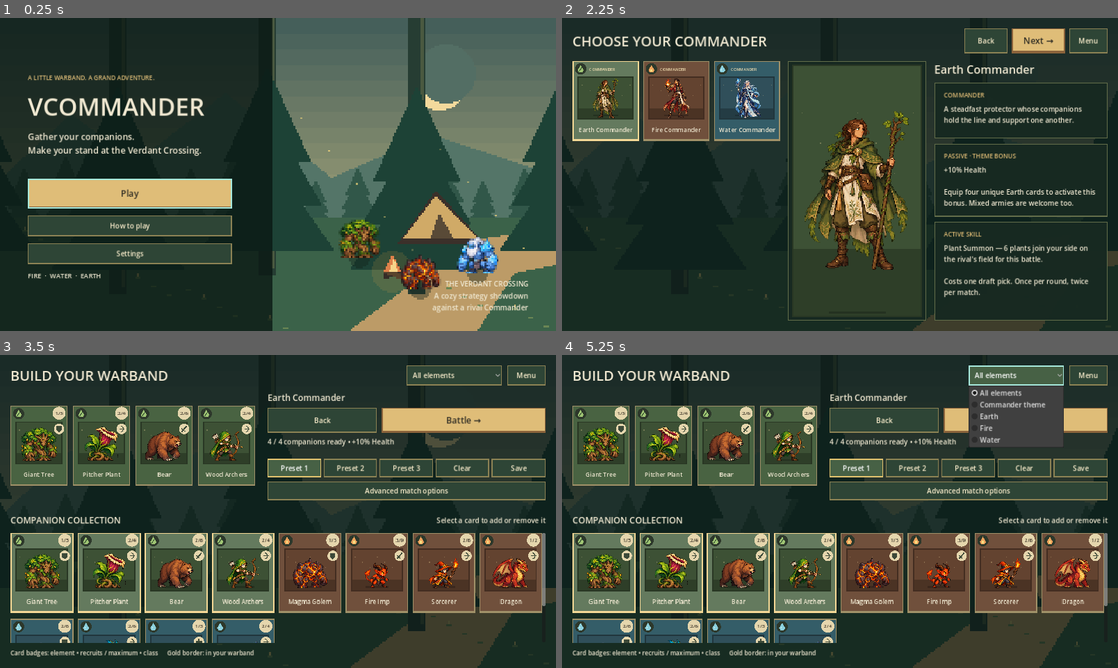
Above: before the commit, frames 1-4 (two rows, left to right).
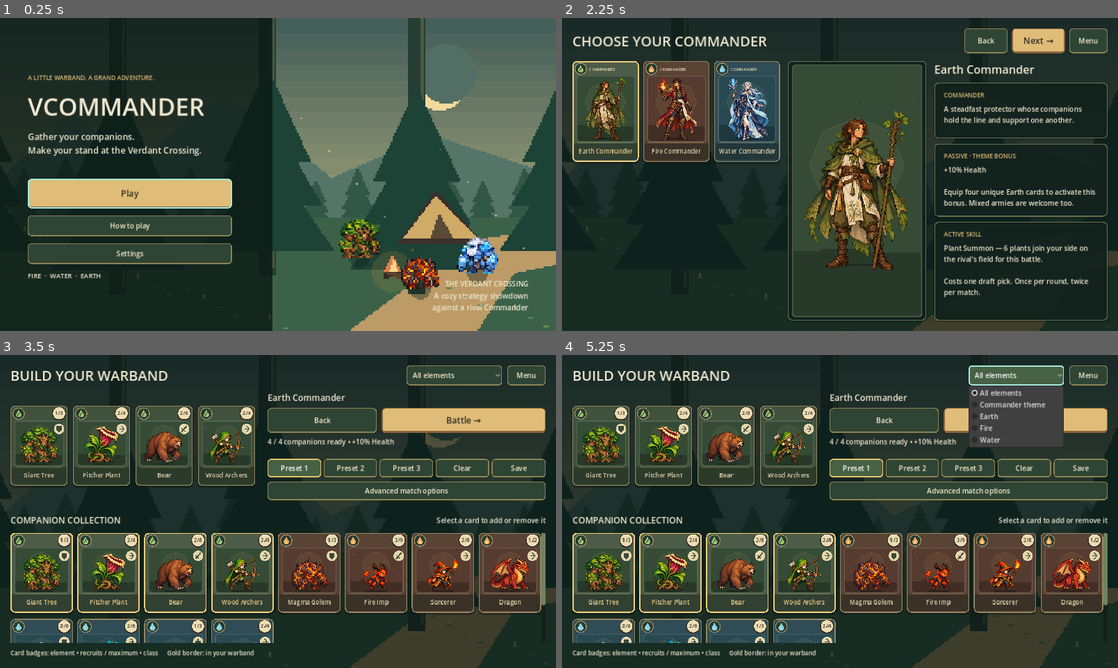
Above: after the commit, the same moments.

Repository: oaklanavery-hub/vcommander
Game: Godot game, scene res://scenes/main_menu/main_menu.tscn
Two runs of this game, one before a commit and one after it. Both use one fixed random seed, a clock stepped at 60 frames per second and the inputs below. Sound files missing from this copy of the repository are replaced by a short silence.
Inputs:
- Up to frame 1 (0.25 s): no input
- Up to frame 2 (2.25 s): click "How to play" at 0.5 s; click "Got it" at 1.25 s; click "Play" at 2 s
- Up to frame 3 (3.5 s): click "Next →" at 2.75 s
- Up to frame 4 (5.25 s): click "Back" at 3.5 s; click "Next →" at 4.25 s; click "All elements" at 5 s

The runs differ from the first frame. In frame 1, 1.0% of the frame differs, in the area x 5-90%, y 51-87%; in frame 2, 6.1%; in frame 3, 16%, in the area x 1-99%, y 3-92%; in frame 4, 16%.

Commit message:
Polish rounded pixel cards, portrait framing and battle presentation

Diff:
--- a/assets/ui/fantasy_theme.tres
+++ b/assets/ui/fantasy_theme.tres
@@ -1,18 +1,33 @@
-[gd_resource type="Theme" load_steps=8 format=3]
+[gd_resource type="Theme" load_steps=11 format=3]
 
 [sub_resource type="StyleBoxFlat" id="panel"]
-bg_color = Color(0.09, 0.16, 0.13, 0.97)
+anti_aliasing = false
+corner_detail = 4
+corner_radius_top_left = 10
+corner_radius_top_right = 10
+corner_radius_bottom_right = 10
+corner_radius_bottom_left = 10
+bg_color = Color(0.075, 0.135, 0.115, 0.97)
 border_width_left = 2
 border_width_top = 2
 border_width_right = 2
 border_width_bottom = 2
-border_color = Color(0.39, 0.43, 0.29, 1)
+border_color = Color(0.40, 0.44, 0.31, 1)
+shadow_color = Color(0.02, 0.04, 0.035, 0.25)
+shadow_size = 3
+shadow_offset = Vector2(0, 2)
 content_margin_left = 10.0
 content_margin_right = 10.0
 content_margin_top = 8.0
 content_margin_bottom = 8.0
 
 [sub_resource type="StyleBoxFlat" id="button"]
+anti_aliasing = false
+corner_detail = 4
+corner_radius_top_left = 8
+corner_radius_top_right = 8
+corner_radius_bottom_right = 8
+corner_radius_bottom_left = 8
 bg_color = Color(0.18, 0.27, 0.21, 1)
 border_width_left = 2
 border_width_top = 2
@@ -25,6 +40,12 @@
 content_margin_bottom = 10.0
 
 [sub_resource type="StyleBoxFlat" id="hover"]
+anti_aliasing = false
+corner_detail = 4
+corner_radius_top_left = 8
+corner_radius_top_right = 8
+corner_radius_bottom_right = 8
+corner_radius_bottom_left = 8
 bg_color = Color(0.28, 0.38, 0.27, 1)
 border_width_left = 2
 border_width_top = 2
@@ -37,6 +58,12 @@
 content_margin_bottom = 10.0
 
 [sub_resource type="StyleBoxFlat" id="disabled"]
+anti_aliasing = false
+corner_detail = 4
+corner_radius_top_left = 8
+corner_radius_top_right = 8
+corner_radius_bottom_right = 8
+corner_radius_bottom_left = 8
 bg_color = Color(0.13, 0.18, 0.15, 1)
 border_width_left = 1
 border_width_top = 1
@@ -49,6 +76,12 @@
 content_margin_bottom = 10.0
 
 [sub_resource type="StyleBoxFlat" id="focus"]
+anti_aliasing = false
+corner_detail = 4
+corner_radius_top_left = 8
+corner_radius_top_right = 8
+corner_radius_bottom_right = 8
+corner_radius_bottom_left = 8
 bg_color = Color(0, 0, 0, 0)
 border_width_left = 3
 border_width_top = 3
@@ -57,12 +90,50 @@
 border_color = Color(0.65, 0.91, 0.86, 1)
 
 [sub_resource type="StyleBoxFlat" id="progress_bg"]
+anti_aliasing = false
+corner_detail = 4
+corner_radius_top_left = 3
+corner_radius_top_right = 3
+corner_radius_bottom_right = 3
+corner_radius_bottom_left = 3
 bg_color = Color(0.07, 0.12, 0.10, 1)
 content_margin_top = 3.0
 content_margin_bottom = 3.0
 
 [sub_resource type="StyleBoxFlat" id="progress_fill"]
+anti_aliasing = false
+corner_detail = 4
+corner_radius_top_left = 3
+corner_radius_top_right = 3
+corner_radius_bottom_right = 3
+corner_radius_bottom_left = 3
 bg_color = Color(0.88, 0.74, 0.46, 1)
+
+[sub_resource type="StyleBoxFlat" id="scroll_track"]
+bg_color = Color(0.07, 0.12, 0.10, 0.8)
+corner_radius_top_left = 4
+corner_radius_top_right = 4
+corner_radius_bottom_left = 4
+corner_radius_bottom_right = 4
+content_margin_left = 5.0
+content_margin_right = 5.0
+anti_aliasing = false
+
+[sub_resource type="StyleBoxFlat" id="scroll_grabber"]
+bg_color = Color(0.44, 0.51, 0.38, 1)
+corner_radius_top_left = 4
+corner_radius_top_right = 4
+corner_radius_bottom_left = 4
+corner_radius_bottom_right = 4
+anti_aliasing = false
+
+[sub_resource type="StyleBoxFlat" id="scroll_hover"]
+bg_color = Color(0.81, 0.70, 0.43, 1)
+corner_radius_top_left = 4
+corner_radius_top_right = 4
+corner_radius_bottom_left = 4
+corner_radius_bottom_right = 4
+anti_aliasing = false
 
 [resource]
 default_font_size = 16
@@ -78,3 +149,18 @@
 RichTextLabel/colors/default_color = Color(0.92, 0.90, 0.82, 1)
 ProgressBar/styles/background = SubResource("progress_bg")
 ProgressBar/styles/fill = SubResource("progress_fill")
+OptionButton/styles/normal = SubResource("button")
+OptionButton/styles/hover = SubResource("hover")
+OptionButton/styles/pressed = SubResource("hover")
+OptionButton/styles/focus = SubResource("focus")
+OptionButton/colors/font_color = Color(0.98, 0.93, 0.80, 1)
+LineEdit/styles/normal = SubResource("button")
+LineEdit/styles/focus = SubResource("focus")
+LineEdit/colors/font_color = Color(0.98, 0.93, 0.80, 1)
+VScrollBar/styles/scroll = SubResource("scroll_track")
+VScrollBar/styles/grabber = SubResource("scroll_grabber")
+VScrollBar/styles/grabber_highlight = SubResource("scroll_hover")
+VScrollBar/styles/grabber_pressed = SubResource("scroll_hover")
+TooltipPanel/styles/panel = SubResource("panel")
+TooltipLabel/colors/font_color = Color(0.98, 0.93, 0.80, 1)
+TooltipLabel/font_sizes/font_size = 15
--- a/project.godot
+++ b/project.godot
@@ -5,7 +5,7 @@
 [application]
 
 config/name="VCommander"
-config/version="0.7.2"
+config/version="0.7.3"
 run/main_scene="res://scenes/main_menu/main_menu.tscn"
 
 [autoload]
--- a/scripts/combat/battlefield_view.gd
+++ b/scripts/combat/battlefield_view.gd
@@ -175,11 +175,12 @@
         for effect in _effects:
             if effect["type"] == "damage" and effect["unit_id"] == id_value and _visual_time - float(effect["time"]) < 0.12:
                 pose["hit"] = true
-    draw_rect(Rect2(p + Vector2(-12, -3), Vector2(24, 6)), Color(0.12, 0.18, 0.16, 0.6))
+    var shadow := PackedVector2Array([p + Vector2(-16, -1), p + Vector2(-11, -5), p + Vector2(10, -5), p + Vector2(16, -1), p + Vector2(11, 3), p + Vector2(-11, 3)])
+    draw_colored_polygon(shadow, Color(0.08, 0.13, 0.10, 0.55))
     draw_rect(Rect2(p + Vector2(-10, 3), Vector2(20, 2)), Color("e8a087") if side == "opponent" else Color("8bd9ce"))
     UnitArt.draw_unit(self, p, str(unit.get("role", "range")), str(unit.get("element", "earth")), pixel, side == "opponent", bob, str(unit.get("card_id", "")), pose)
     var ratio := clampf(float(unit.get("hp", 0)) / maxf(1.0, float(unit.get("max_hp", 1))), 0.0, 1.0)
-    var bar := p + Vector2(-14, -17 * pixel - 4)
+    var bar := p + Vector2(-14, -22 * pixel - 4)
     draw_rect(Rect2(bar - Vector2.ONE, Vector2(30, 6)), Color("292b38"))
     draw_rect(Rect2(bar, Vector2(floorf(28 * ratio), 4)), Color("91d7a0") if side == "player" else Color("edaa8c"))
     if bool(unit.get("burning", false)):
@@ -210,7 +211,7 @@
                     draw_rect(Rect2(p + Vector2(9, -18), Vector2(5, 2)), color)
                     draw_rect(Rect2(p + Vector2(10, -20), Vector2(2, 6)), color)
                 continue
-            draw_string(ThemeDB.fallback_font, p + Vector2(-8, -36 - (0.0 if reduced_motion else age * 24)), ("+" if type == "heal" else "") + str(int(effect.get("amount", 0))), HORIZONTAL_ALIGNMENT_CENTER, 40, 12, color)
+            draw_string(ThemeDB.fallback_font, p + Vector2(-8, -48 - (0.0 if reduced_motion else age * 24)), ("+" if type == "heal" else "") + str(int(effect.get("amount", 0))), HORIZONTAL_ALIGNMENT_CENTER, 40, 12, color)
         elif type == "defeat" and age < 0.5:
             var unit: Dictionary = effect.get("unit", {})
             var pose := {"state": "death", "alpha": 1.0 - age * 2.0}
--- a/scripts/commander_select/commander_select.gd
+++ b/scripts/commander_select/commander_select.gd
@@ -24,6 +24,7 @@
     for commander in ContentDatabase.get_all_commanders():
         var id := str(commander.get("id", ""))
         var tile := CardTile.new()
+        tile.custom_minimum_size = Vector2(132, 232)
         tile.set_content(commander, true)
         tile.toggle_mode = true
         tile.size_flags_horizontal = Control.SIZE_EXPAND_FILL
--- a/scripts/presentation/card_portrait.gd
+++ b/scripts/presentation/card_portrait.gd
@@ -16,16 +16,23 @@
 
 func _draw() -> void:
     var element := str(definition.get("element", "earth"))
-    var palettes := {"fire": Color("634330"), "water": Color("304f5a"), "earth": Color("3d5135")}
+    var palettes := {"fire": Color("563b30"), "water": Color("294952"), "earth": Color("354b36")}
     var color: Color = palettes.get(element, Color("3d5135"))
-    draw_rect(Rect2(Vector2.ZERO, size), color.darkened(0.32))
-    draw_rect(Rect2(Vector2(3, 3), size - Vector2(6, 6)), color)
-    var horizon := size.y * 0.73
-    draw_rect(Rect2(3, horizon, maxf(0, size.x - 6), maxf(0, size.y - horizon - 3)), color.darkened(0.24))
+    draw_style_box(ScreenStyle.frame(color, color.lightened(0.14), 7), Rect2(Vector2.ZERO, size))
+    var horizon := floorf(size.y * 0.74)
+    var halo_center := Vector2(size.x * 0.5, size.y * 0.4).floor()
+    var halo_radius := floorf(minf(size.x * 0.37, size.y * 0.31))
+    var halo := PackedVector2Array()
+    for index in range(9):
+        halo.append((halo_center + Vector2.from_angle(PI * 0.25 * index) * halo_radius).floor())
+    draw_colored_polygon(halo, Color(0.95, 0.81, 0.48, 0.06))
+    draw_polyline(halo, Color(0.95, 0.81, 0.48, 0.15), 1)
+    var ground := PackedVector2Array([Vector2(3, horizon), Vector2(size.x * 0.22, horizon), Vector2(size.x * 0.22, horizon - 5), Vector2(size.x * 0.61, horizon - 5), Vector2(size.x * 0.61, horizon + 3), Vector2(size.x - 3, horizon + 3), size - Vector2(3, 8), size - Vector2(8, 3), Vector2(8, size.y - 3), Vector2(3, size.y - 8)])
+    draw_colored_polygon(ground, color.darkened(0.24))
     for index in range(7):
         var x := (float(index) + 0.5) * size.x / 7.0
-        var y := size.y * (0.19 + float(index % 3) * 0.12)
-        draw_rect(Rect2(x, y, 2, 2), Color(0.94, 0.84, 0.60, 0.3))
+        var y := size.y * (0.15 + float(index % 3) * 0.15)
+        draw_rect(Rect2(Vector2(x, y).floor(), Vector2(2, 2)), Color(0.94, 0.84, 0.60, 0.25))
     if definition.is_empty():
         return
     var picture: Texture2D = CommanderArt.icon(element) if commander else UnitArt.icon(str(definition.get("id", "")), str(definition.get("role", "range")), element)
@@ -36,5 +43,6 @@
         scale_factor = floorf(scale_factor)
     var draw_size := (source_size * scale_factor).floor()
     var position := ((size - draw_size) * 0.5).floor()
-    draw_rect(Rect2(Vector2(size.x * 0.28, size.y - 12), Vector2(size.x * 0.44, 4)), color.darkened(0.4))
+    var foot := position.y + draw_size.y * 0.94
+    draw_rect(Rect2(Vector2(size.x * 0.3, foot), Vector2(size.x * 0.4, 4)), color.darkened(0.45))
     draw_texture_rect(picture, Rect2(position, draw_size), false)
--- a/scripts/presentation/card_tile.gd
+++ b/scripts/presentation/card_tile.gd
@@ -7,6 +7,7 @@
 var caption := Label.new()
 var empty_caption := "Empty slot"
 var detail_text := ""
+var _hovered := false
 
 func _ready() -> void:
     text = ""
@@ -17,10 +18,10 @@
     ScreenStyle.card(self, str(definition.get("element", "earth")))
     add_child(portrait)
     portrait.set_anchors_and_offsets_preset(Control.PRESET_FULL_RECT)
-    portrait.offset_left = 12
-    portrait.offset_top = 36
-    portrait.offset_right = -12
-    portrait.offset_bottom = -49
+    portrait.offset_left = 9
+    portrait.offset_top = 34
+    portrait.offset_right = -9
+    portrait.offset_bottom = -45
     portrait.set_content(definition, commander)
     portrait.visible = not definition.is_empty()
     add_child(caption)
@@ -28,7 +29,7 @@
     caption.set_anchors_and_offsets_preset(Control.PRESET_BOTTOM_WIDE)
     caption.offset_left = 7
     caption.offset_right = -7
-    caption.offset_top = -46
+    caption.offset_top = -43
     caption.offset_bottom = -5
     caption.horizontal_alignment = HORIZONTAL_ALIGNMENT_CENTER
     caption.vertical_alignment = VERTICAL_ALIGNMENT_CENTER
@@ -45,6 +46,12 @@
     badges.set_anchors_and_offsets_preset(Control.PRESET_FULL_RECT)
     badges.draw.connect(_draw_badges.bind(badges))
     toggled.connect(func(_value: bool): queue_redraw())
+    mouse_entered.connect(func():
+        _hovered = true
+        queue_redraw())
+    mouse_exited.connect(func():
+        _hovered = false
+        queue_redraw())
 
 func set_content(content: Dictionary, is_commander := false) -> void:
     definition = content
@@ -57,11 +64,19 @@
     tooltip_text = detail
 
 func _draw() -> void:
+    caption.modulate = Color("f5dfa7") if button_pressed else Color("f1e8d3")
+    portrait.modulate = Color(1.07, 1.07, 1.04) if _hovered else Color.WHITE
+    var footer := ScreenStyle.frame(Color(0.06, 0.1, 0.08, 0.42), Color.TRANSPARENT, 7)
+    footer.set_border_width_all(0)
+    footer.corner_radius_top_left = 0
+    footer.corner_radius_top_right = 0
+    draw_style_box(footer, Rect2(Vector2(3, size.y - 43), Vector2(size.x - 6, 39)))
+    draw_line(Vector2(12, size.y - 43), Vector2(size.x - 12, size.y - 43), Color(0.88, 0.75, 0.46, 0.35))
     if definition.is_empty():
-        draw_string(ThemeDB.fallback_font, Vector2(size.x * 0.5 - 11, size.y * 0.5), "+", HORIZONTAL_ALIGNMENT_LEFT, -1, 34, Color("8c9b7a"))
+        var center := Vector2(size.x * 0.5, size.y * 0.48).floor()
+        draw_rect(Rect2(center - Vector2(2, 12), Vector2(4, 24)), Color("819478"))
+        draw_rect(Rect2(center - Vector2(12, 2), Vector2(24, 4)), Color("819478"))
         return
-    if button_pressed:
-        draw_rect(Rect2(Vector2(1, 1), size - Vector2(2, 2)), Color("f4d895"), false, 3)
 
 func _draw_badges(canvas: Control) -> void:
     if definition.is_empty():
@@ -72,12 +87,14 @@
     else:
         var count := "%d/%d" % [int(definition.get("summon_amount", 0)), int(definition.get("unit_cap", 0))]
         var center := Vector2(size.x - 20, 17)
-        canvas.draw_circle(center, 15, Color("e5d6ad"))
-        canvas.draw_string(ThemeDB.fallback_font, center + Vector2(-13, 4), count, HORIZONTAL_ALIGNMENT_CENTER, 26, 11, Color("30291f"))
+        canvas.draw_circle(center + Vector2(0, 1), 16, Color("352e25"))
+        canvas.draw_circle(center, 14, Color("ecddb4"))
+        canvas.draw_string(ThemeDB.fallback_font, center + Vector2(-13, 4), count, HORIZONTAL_ALIGNMENT_CENTER, 26, 12, Color("30291f"))
         _role_badge(Vector2(size.x - 20, 53), str(definition.get("role", "range")), canvas)
 
 func _element_badge(center: Vector2, element: String, canvas: Control) -> void:
-    canvas.draw_circle(center, 13, Color("2d382b"))
+    canvas.draw_circle(center, 14, Color("a39260"))
+    canvas.draw_circle(center, 12, Color("253c33"))
     var color := Color("9fc574")
     if element == "fire":
         color = Color("eea35c")
--- a/scripts/presentation/forest_backdrop.gd
+++ b/scripts/presentation/forest_backdrop.gd
@@ -7,6 +7,7 @@
 
 func _ready() -> void:
     mouse_filter = Control.MOUSE_FILTER_IGNORE
+    texture_filter = CanvasItem.TEXTURE_FILTER_NEAREST
     set_anchors_and_offsets_preset(Control.PRESET_FULL_RECT)
 
 func _process(delta: float) -> void:
--- a/scripts/presentation/pixel_atlas_art.gd
+++ b/scripts/presentation/pixel_atlas_art.gd
@@ -5,6 +5,7 @@
 static var _manifest: Dictionary = {}
 static var _sheets: Dictionary = {}
 static var _frames: Dictionary = {}
+static var _mirrored: Dictionary = {}
 
 static func catalog() -> Dictionary:
     if _manifest.is_empty() and FileAccess.file_exists(MANIFEST):
@@ -34,3 +35,18 @@
     result.filter_clip = true
     _frames[key] = result
     return result
+
+static func mirrored(texture: Texture2D) -> Texture2D:
+    var key := texture.get_instance_id()
+    if _mirrored.has(key):
+        return _mirrored[key]
+    var image: Image
+    if texture is AtlasTexture:
+        var atlas := texture as AtlasTexture
+        image = atlas.atlas.get_image().get_region(Rect2i(atlas.region))
+    else:
+        image = texture.get_image()
+    image.flip_x()
+    var result := ImageTexture.create_from_image(image)
+    _mirrored[key] = result
+    return result
--- a/scripts/presentation/pixel_unit_art.gd
+++ b/scripts/presentation/pixel_unit_art.gd
@@ -94,6 +94,8 @@
     var facing := int(pose.get("facing", 4 if flip else 0))
     var direction := Vector2(cos(float(facing) * PI / 4.0), sin(float(facing) * PI / 4.0)).round()
     var mirror := facing in [3, 4, 5] if state in ["move", "attack"] else flip
+    if mirror:
+        texture = PixelAtlasArt.mirrored(texture)
     var moving := state == "move"
     var stride := 1.0 if int(pose.get("step", 0)) % 4 < 2 else -1.0
     var side := roundf(pixel * 24.0)
@@ -103,7 +105,6 @@
     if state == "death":
         canvas.draw_texture_rect(texture, Rect2(origin + Vector2(0, side * 0.45), Vector2(side, side * 0.55)), false, tint)
         return
-    canvas.draw_set_transform(origin + Vector2(side if mirror else 0.0, 0.0), 0.0, Vector2(-1 if mirror else 1, 1))
     var source := texture.get_size()
     # Directional body lean and alternating lower-body strips retain the existing
     # eight-direction/four-step procedural animation without driving simulation.
@@ -117,8 +118,7 @@
             for leg in range(2):
                 var step := stride * (1.0 if leg == 0 else -1.0)
                 var shift := Vector2(direction.x * step, -absf(direction.y) * step)
-                var target := Rect2(Vector2(float(leg) * side * 0.5, top) + shift, Vector2(side * 0.5, bottom - top))
+                var target := Rect2(origin + Vector2(float(leg) * side * 0.5, top) + shift, Vector2(side * 0.5, bottom - top))
                 canvas.draw_texture_rect_region(texture, target, Rect2(float(leg) * source.x * 0.5, y, source.x * 0.5, 4), tint)
         else:
-            canvas.draw_texture_rect_region(texture, Rect2(Vector2(0, top) + offset, Vector2(side, bottom - top)), Rect2(0, y, source.x, minf(4, source.y - y)), tint)
-    canvas.draw_set_transform(Vector2.ZERO)
+            canvas.draw_texture_rect_region(texture, Rect2(origin + Vector2(0, top) + offset, Vector2(side, bottom - top)), Rect2(0, y, source.x, minf(4, source.y - y)), tint)
--- a/scripts/presentation/screen_style.gd
+++ b/scripts/presentation/screen_style.gd
@@ -30,17 +30,18 @@
     GameAudio.set_context("battle" if screen.name == "Combat" else "menu")
 
 static func primary(button: Button) -> void:
-    var style := StyleBoxFlat.new()
-    style.bg_color = Color("dfbd78")
-    style.border_color = Color("8b633b")
-    style.set_border_width_all(2)
-    style.border_width_bottom = 5
-    style.set_content_margin_all(14)
+    var style := frame(Color("dfbd78"), Color("8b633b"), 8)
+    style.border_width_bottom = 4
     button.add_theme_stylebox_override("normal", style)
     var hover := style.duplicate() as StyleBoxFlat
     hover.bg_color = Color("f3d797")
+    hover.border_color = Color("b68a4a")
+    var pressed := style.duplicate() as StyleBoxFlat
+    pressed.bg_color = Color("c9a45f")
+    pressed.border_width_bottom = 2
     button.add_theme_stylebox_override("hover", hover)
-    button.add_theme_stylebox_override("pressed", hover)
+    button.add_theme_stylebox_override("pressed", pressed)
+    button.add_theme_stylebox_override("hover_pressed", pressed)
     button.add_theme_color_override("font_color", Color("302d24"))
     button.add_theme_color_override("font_hover_color", Color("302d24"))
     button.add_theme_color_override("font_pressed_color", Color("302d24"))
@@ -49,22 +50,41 @@
     button.add_theme_font_size_override("font_size", 20)
 
 static func card(button: Button, element: String) -> void:
-    var colors := {"fire": Color("70503c"), "water": Color("345d68"), "earth": Color("496342")}
-    var style := StyleBoxFlat.new()
-    style.bg_color = colors.get(element, Color("45554a"))
-    style.border_color = Color("a09168")
-    style.set_border_width_all(2)
-    style.border_width_bottom = 4
-    style.set_content_margin_all(14)
+    var colors := {"fire": Color("594335"), "water": Color("304c56"), "earth": Color("40523c")}
+    var style := frame(colors.get(element, Color("3a4b42")), Color("938460"), 10)
+    style.shadow_color = Color(0.03, 0.06, 0.05, 0.45)
+    style.shadow_size = 3
+    style.shadow_offset = Vector2(0, 3)
     button.add_theme_stylebox_override("normal", style)
     var hover := style.duplicate() as StyleBoxFlat
-    hover.bg_color = style.bg_color.lightened(0.15)
+    hover.bg_color = style.bg_color.lightened(0.1)
     hover.border_color = Color("f2d799")
+    var pressed := style.duplicate() as StyleBoxFlat
+    pressed.bg_color = style.bg_color.lightened(0.06)
+    pressed.border_color = Color("f0cd7e")
+    pressed.set_border_width_all(3)
+    var hover_pressed := pressed.duplicate() as StyleBoxFlat
+    hover_pressed.bg_color = style.bg_color.lightened(0.15)
+    var focus := frame(Color.TRANSPARENT, Color("94d6c7"), 10)
+    focus.shadow_size = 0
     button.add_theme_stylebox_override("hover", hover)
-    button.add_theme_stylebox_override("pressed", hover)
+    button.add_theme_stylebox_override("pressed", pressed)
+    button.add_theme_stylebox_override("hover_pressed", hover_pressed)
+    button.add_theme_stylebox_override("focus", focus)
     button.add_theme_constant_override("icon_max_width", 64)
     button.expand_icon = true
     button.add_theme_font_size_override("font_size", 18)
+
+static func frame(background: Color, border: Color, radius: int = 8) -> StyleBoxFlat:
+    var style := StyleBoxFlat.new()
+    style.bg_color = background
+    style.border_color = border
+    style.set_border_width_all(2)
+    style.set_corner_radius_all(radius)
+    style.corner_detail = 4
+    style.anti_aliasing = false
+    style.set_content_margin_all(14)
+    return style
 
 static func label(text: String, font_size: int = 18) -> Label:
     var result := Label.new()
--- a/tests/test_export_content.gd
+++ b/tests/test_export_content.gd
@@ -15,15 +15,43 @@
         var picture := Art.icon(str(card["id"]), str(card["role"]), str(card["element"]))
         check(picture.get_width() == 64 and picture.get_height() == 64, "all detailed roster portraits available")
         check(picture is AtlasTexture, "roster uses the detailed atlas instead of a fallback")
+        check_frame(picture, true)
     var plant := Art.icon("commander_plant")
     check(plant is AtlasTexture and plant.get_width() == 64, "summoned plant art is included")
+    check_frame(plant, true)
     for commander in db.get_all_commanders():
         var portrait := CommanderArt.icon(str(commander["element"]))
         check(portrait.get_width() == 128 and portrait.get_height() == 192, "all detailed full-body Commander portraits available in export")
         check(portrait is AtlasTexture, "Commanders use the detailed atlas instead of a fallback")
+        check_frame(portrait, false)
     if not failed:
         print("Export content tests passed: roster, buffs, balance and portraits.")
     quit(1 if failed else 0)
+
+func check_frame(texture: Texture2D, require_gutter: bool) -> void:
+    if not texture is AtlasTexture:
+        return
+    var atlas := texture as AtlasTexture
+    var image := atlas.atlas.get_image().get_region(Rect2i(atlas.region))
+    var mirrored := PixelAtlasArt.mirrored(texture)
+    check(mirrored == PixelAtlasArt.mirrored(texture), "mirrored frames are cached")
+    var mirror_image := mirrored.get_image()
+    var visible := 0
+    var gutter := true
+    var matching_mirror := mirror_image.get_size() == image.get_size()
+    for y in range(image.get_height()):
+        for x in range(image.get_width()):
+            var alpha := image.get_pixel(x, y).a
+            if matching_mirror and image.get_pixel(x, y) != mirror_image.get_pixel(image.get_width() - 1 - x, y):
+                matching_mirror = false
+            if alpha > 0.05:
+                visible += 1
+            if require_gutter and (x == 0 or y == 0 or x == image.get_width() - 1 or y == image.get_height() - 1) and alpha > 0.01:
+                gutter = false
+    check(visible > 200, "atlas frame contains visible artwork")
+    check(visible < image.get_width() * image.get_height() * 0.9, "atlas frame retains transparent background")
+    check(gutter, "army frames have transparent outer gutters to avoid atlas bleed")
+    check(matching_mirror, "left-facing art mirrors the exact frame without adjacent atlas content")
 
 func check(condition: bool, message: String) -> void:
     if not condition:
Not shown, changed: README.md
Not shown, changed: docs/ARCHITECTURE.md
Not shown, changed: docs/CHANGELOG.md
Not shown, changed: docs/DEVELOPMENT_STATUS.md
Not shown, changed: docs/ROADMAP.md
